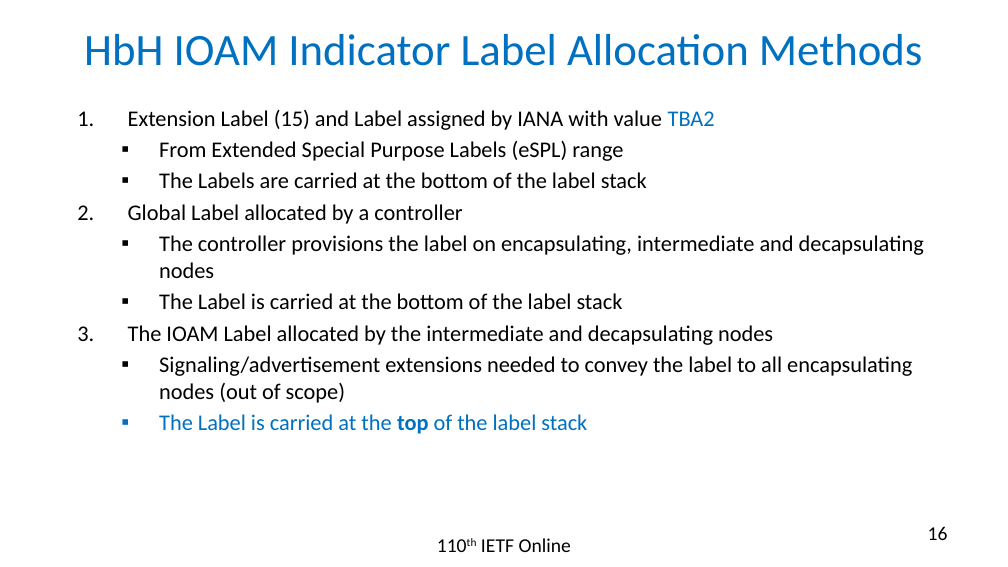
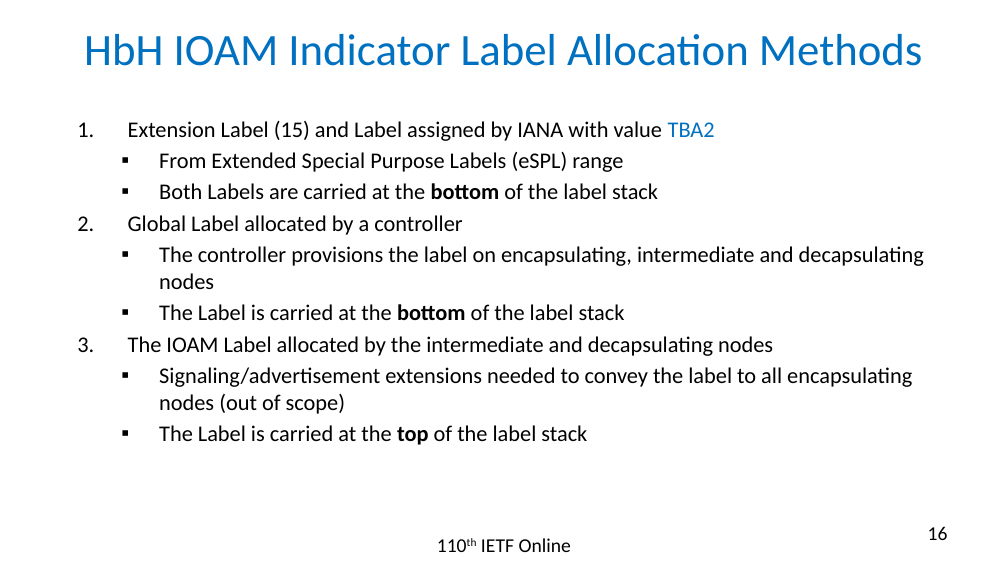
Before and after one commit to rakgandhi/ietf-slides, a slide deck: slide 16 of draft-gandhi-mpls-ioam-sr-06.pptx. Drawn at 1008x567 pixels with LibreOffice and Linux fonts; fonts in the diff are those of the drawing. Boxes give left, top, right and bottom in pixels: in the first picture for what was removed or moved away, otherwise in the second. Text is boxed around its words. In the diff, an @@ line names an element or a change of style, - is before the commit and + after.

```diff
--- a/draft-gandhi-mpls-ioam-sr-06.pptx
+++ b/draft-gandhi-mpls-ioam-sr-06.pptx
@@ text "Extension Label (15) and Label ..." moved from (x1=128, y1=110, x2=924, y2=434) to (x1=128, y1=121, x2=924, y2=445) @@
@@ text at (x1=159, y1=183, x2=658, y2=199): text changed @@
-  ▪ The Labels are carried at the bottom of the label stack
+  ▪ Both Labels are carried at the bottom of the label stack
@@ text at (x1=159, y1=304, x2=625, y2=445): bold on in "bottom"; text colour #0070C0 to #000000 in "The Label is carried at the top ..." @@
```
Also in this commit, not shown: 6 other slides changed, 1 other file.
